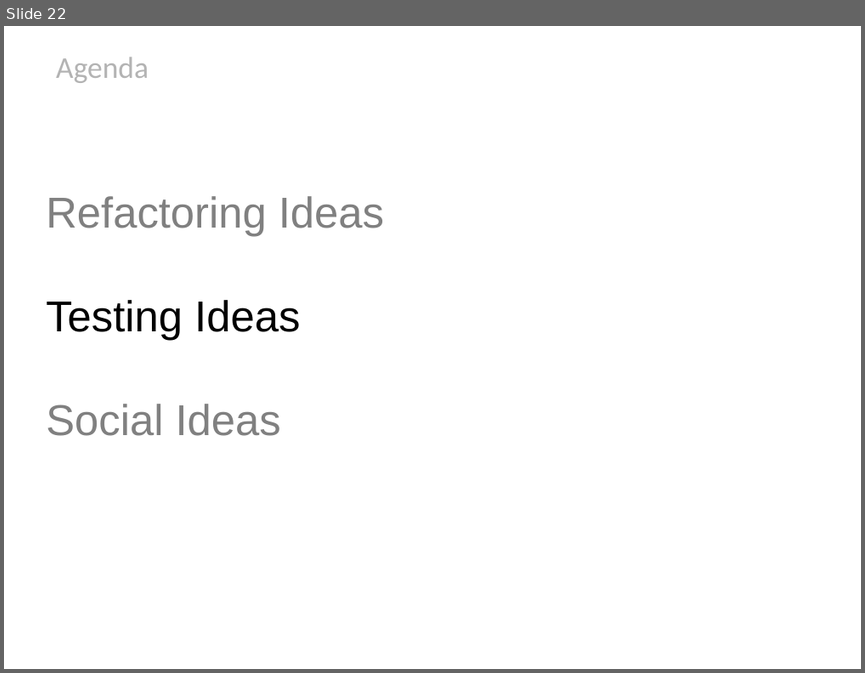
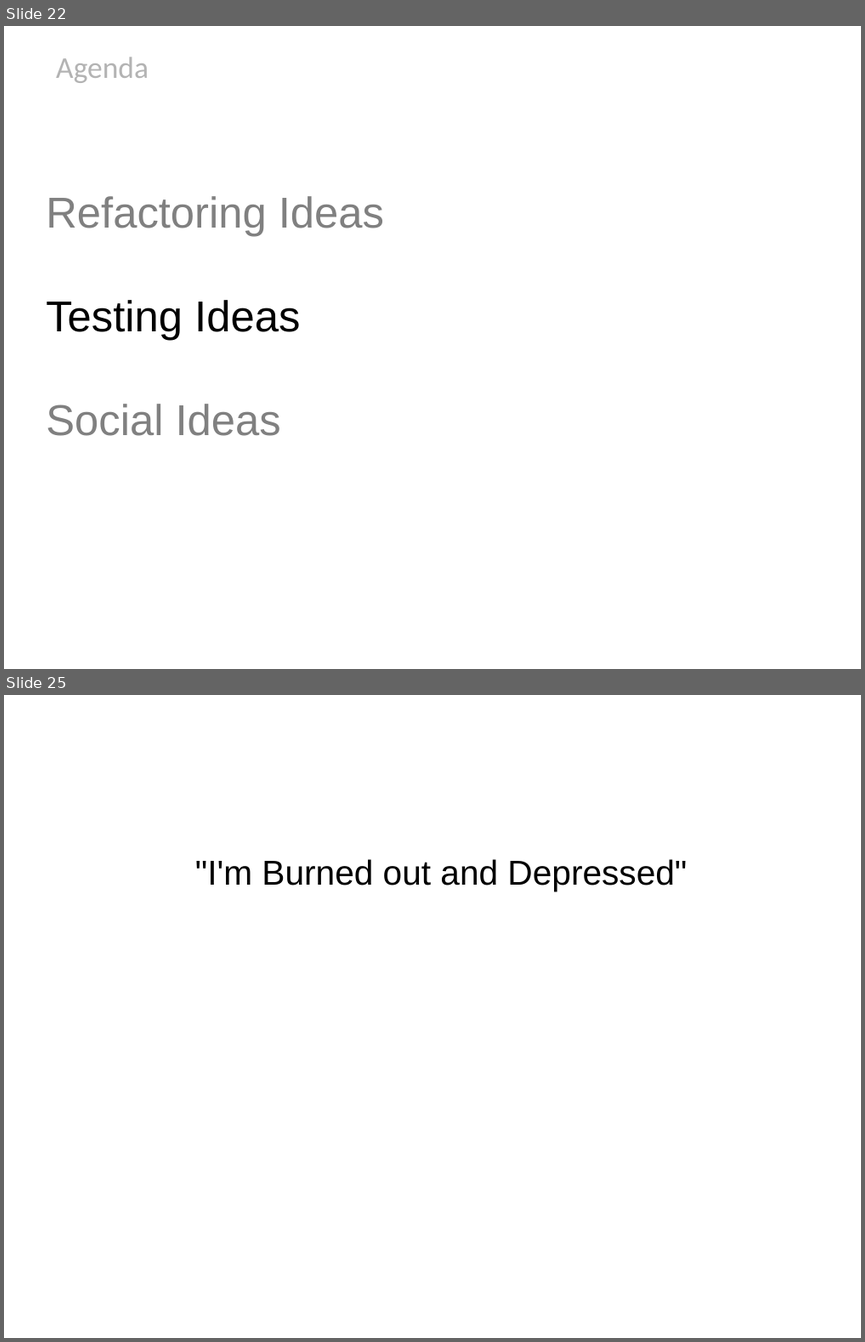
Before and after one commit to HamletDRC/presentations, a slide deck: newideasforoldcode/NewIdeasForOldCode_Confess2011.odp. Shown one above the other, each under a label of ours: slide 22 before the commit, slides 22 and 25 after it; the slides between them are not shown. The pictures are 865x673 and 865x1342 pixels, drawn with LibreOffice and Linux fonts; fonts in the diff are those of the drawing; background and template pictures are left out. Boxes give left, top, right and bottom in pixels: in the first picture for what was removed or moved away, otherwise in the second. Text is boxed around its words. In the diff, an @@ line names an element or a change of style, - is before the commit and + after.

```diff
--- a/newideasforoldcode/NewIdeasForOldCode_Confess2011.odp
+++ b/newideasforoldcode/NewIdeasForOldCode_Confess2011.odp
@@ slide 25 added at (4,695,861,1338), background picture (left out) @@
@@ subtitle added at (195,859,687,891), 32 pt, text #000000 @@
+"I'm Burned out and Depressed"
```
Also in this commit, not shown: 14 other slides added, 1 other file.
